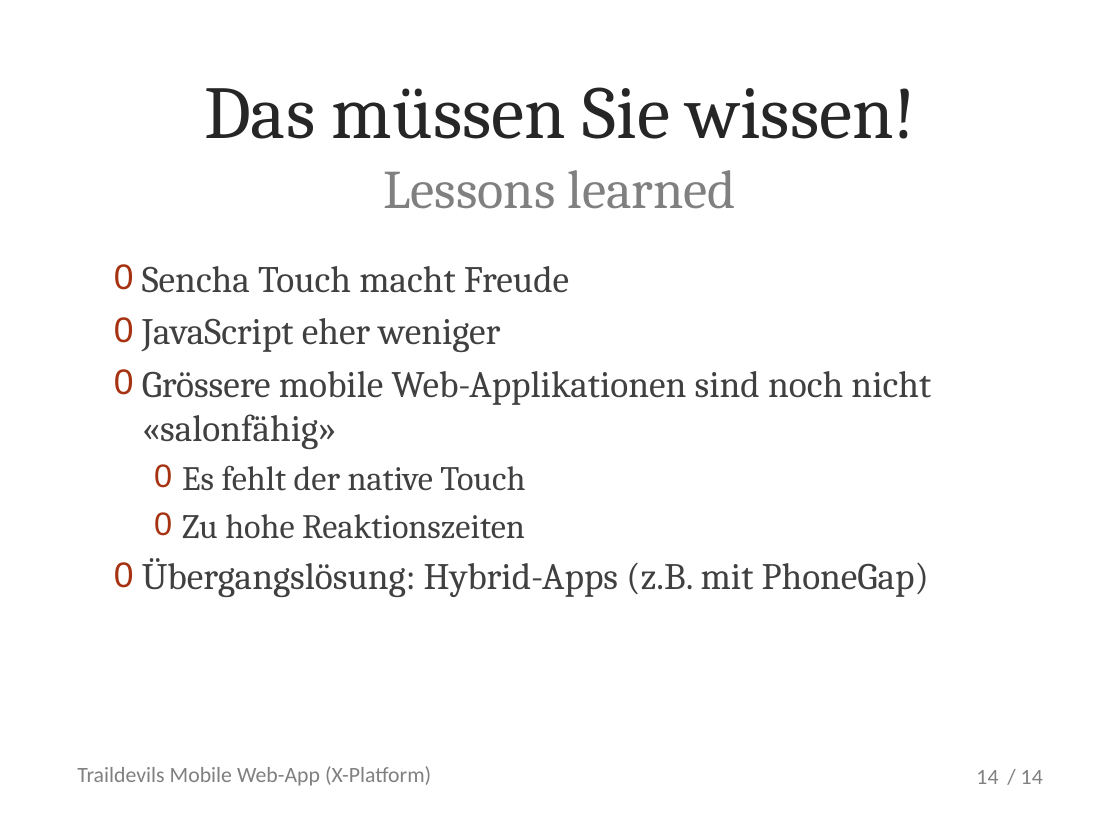
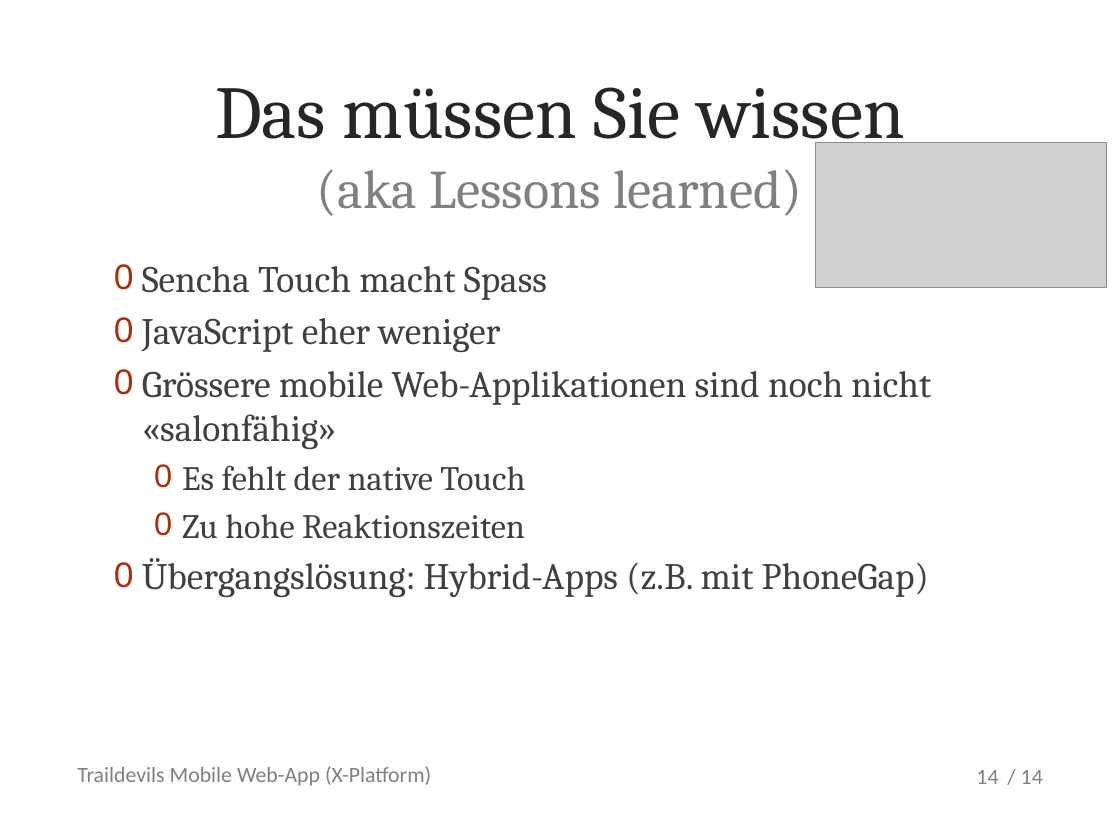
Before and after one commit to metaodi/TrailDevilsXPl-2, a slide deck: slide 14 of _DOCUMENTATION/Presentation/Praesentation-Traildevils-XPl2.pptx. Drawn at 1120x840 pixels with LibreOffice and Linux fonts; fonts in the diff are those of the drawing; grey boxes stand for pictures; background and template pictures are left out. Boxes give left, top, right and bottom in pixels: in the first picture for what was removed or moved away, otherwise in the second. Text is boxed around its words. In the diff, an @@ line names an element or a change of style, - is before the commit and + after.

```diff
--- a/_DOCUMENTATION/Presentation/Praesentation-Traildevils-XPl2.pptx
+++ b/_DOCUMENTATION/Presentation/Praesentation-Traildevils-XPl2.pptx
@@ title at (x1=215, y1=87, x2=905, y2=216): text changed; size 48 to 35 pt; text colour #262626 to #808080 @@
-Das müssen Sie wissen!
-Lessons learned
+Das müssen Sie wissen
+(aka Lessons learned)
@@ picture added at (x1=815, y1=142, x2=1105, y2=287) @@
@@ text at (x1=142, y1=266, x2=547, y2=300): text changed @@
-0 Sencha Touch macht Freude
+0 Sencha Touch macht Spass
```
Also in this commit, not shown: 6 other slides changed, 1 other file.
